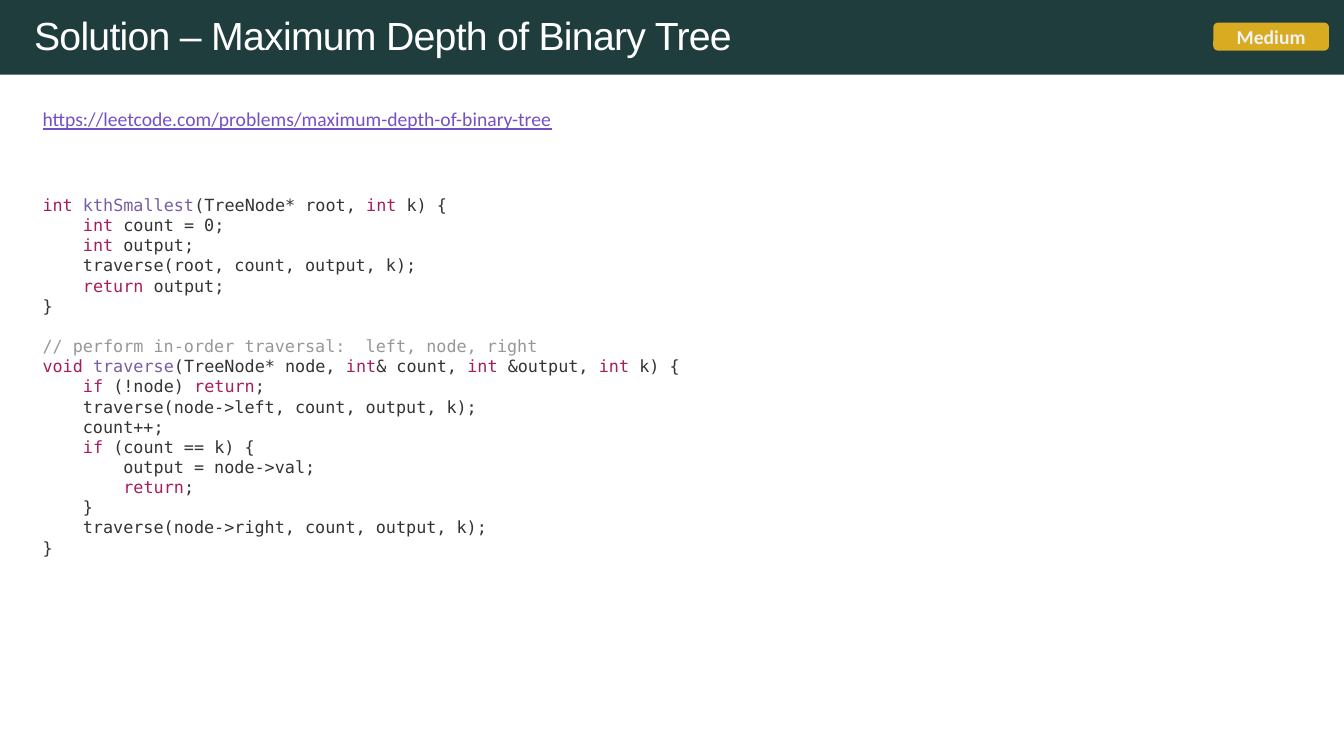
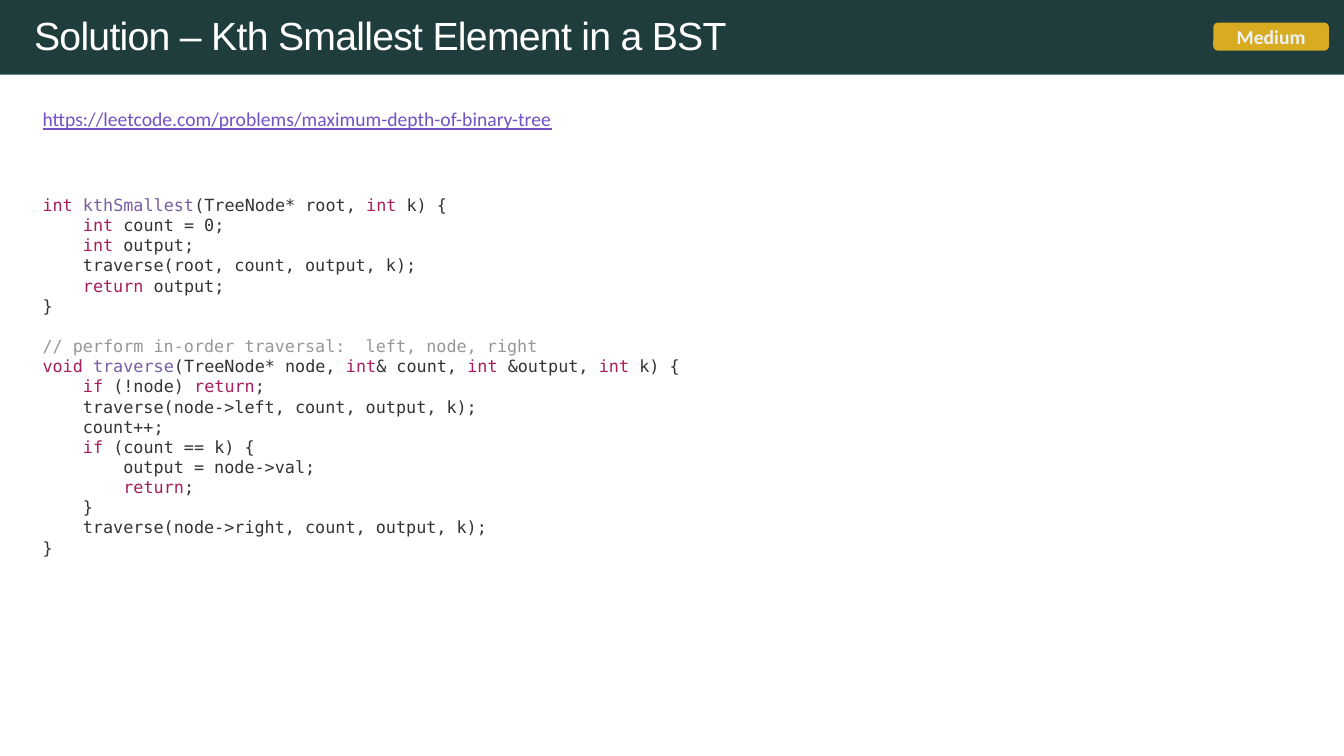
Before and after one commit to rfdavid/coding-interview-handbook-cpp, a slide deck: slide 54 of Algorithm and problem Solving Cheatsheet.pptm (slide 43 before the commit). Drawn at 1344x756 pixels with LibreOffice and Linux fonts; fonts in the diff are those of the drawing. Boxes give left, top, right and bottom in pixels: in the first picture for what was removed or moved away, otherwise in the second. Text is boxed around its words. In the diff, an @@ line names an element or a change of style, - is before the commit and + after.

Commit message:
added binary info

```diff
--- a/Algorithm and problem Solving Cheatsheet.pptm
+++ b/Algorithm and problem Solving Cheatsheet.pptm
@@ text at (34,21,727,51): text changed @@
-Solution – Maximum Depth of Binary Tree
+Solution – Kth Smallest Element in a BST
```
Also in this commit, not shown: 3 other slides changed, 11 slides added, 13 other files.
